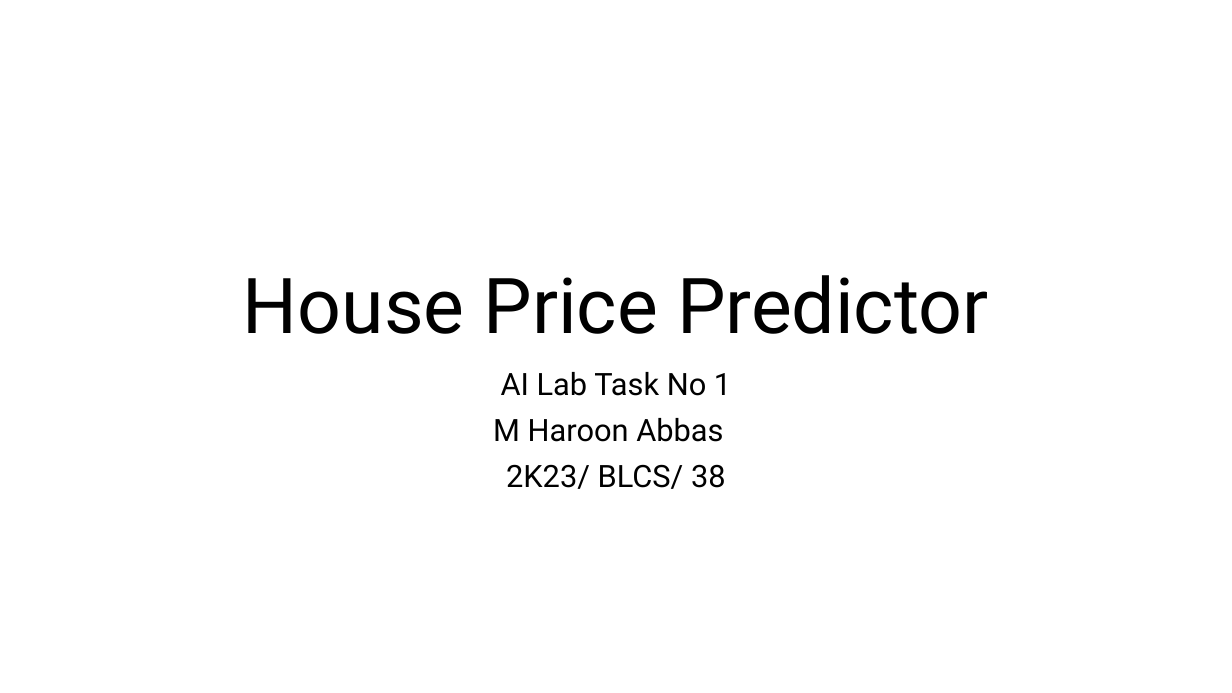
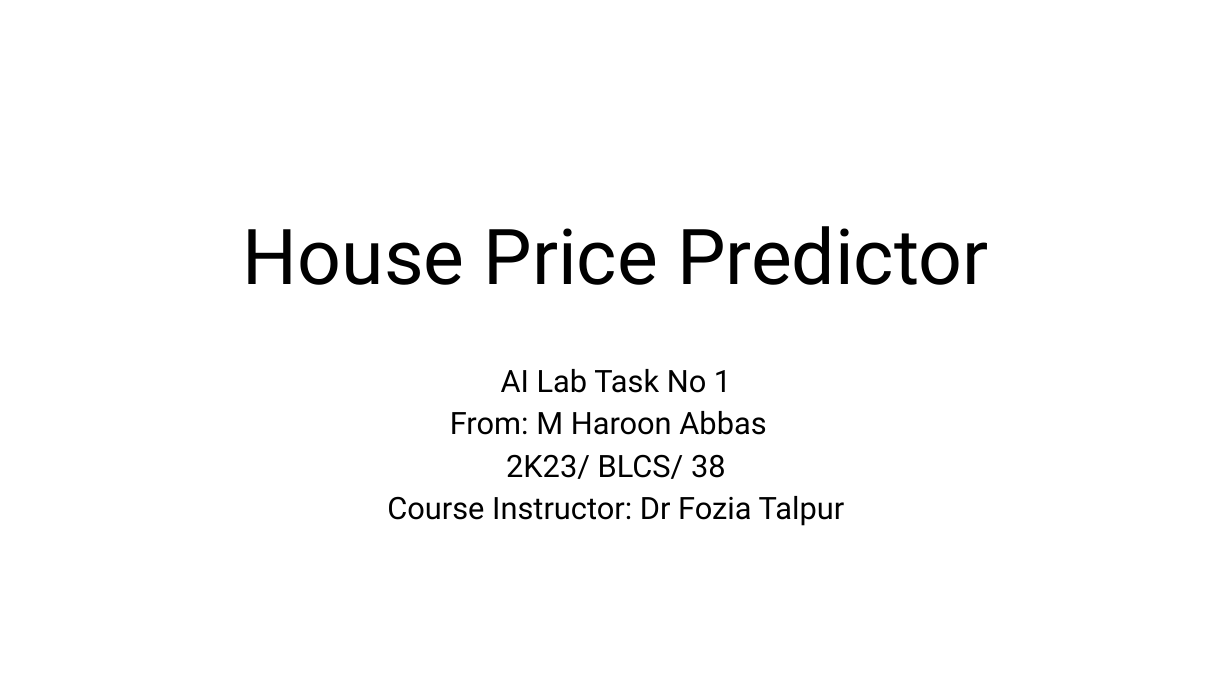
Before and after one commit to RealHaroon/Artificial-Intelligence-Labs, a slide deck: slide 1 of House Price Predictor/House Price Predictor.pptx. Drawn at 1232x693 pixels with LibreOffice and Linux fonts; fonts in the diff are those of the drawing. Boxes give left, top, right and bottom in pixels: in the first picture for what was removed or moved away, otherwise in the second. Text is boxed around its words. In the diff, an @@ line names an element or a change of style, - is before the commit and + after.

```diff
--- a/House Price Predictor/House Price Predictor.pptx
+++ b/House Price Predictor/House Price Predictor.pptx
@@ title "House Price Predictor": place and size @@
-title "House Price Predictor" at bbox=[243, 275, 988, 334]
+title "House Price Predictor" at bbox=[243, 226, 988, 285]
@@ subtitle at bbox=[501, 369, 731, 479]: line spacing 0.9 to 0.8 @@
@@ subtitle at bbox=[450, 411, 766, 435]: text changed @@
-M Haroon Abbas
+From: M Haroon Abbas
@@ subtitle at bbox=[387, 496, 845, 526]: paragraph added @@
+Course Instructor: Dr Fozia Talpur
```
Also in this commit, not shown: 2 other slides changed, 5 slides added, 1 slide removed, 10 other files.
